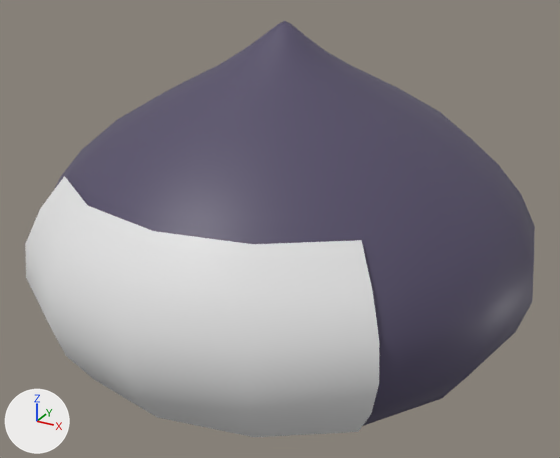
One commit to the FBX model Assets/Assets/Characters/07_Slime_Nightmare_Rigged.fbx: the scene before it, then after it.
The view is the same before and after, from a 50 mm camera at (0.493, -0.909, 0.659) aimed at (0.004, -0.019, 0.214). The lights are fixed; the arrows at lower left show +X, +Y and +Z. Where no turn or scale is listed for an object, it has been applied to the vertices.

Names of what the first picture shows: 'rosto', 'slime'.
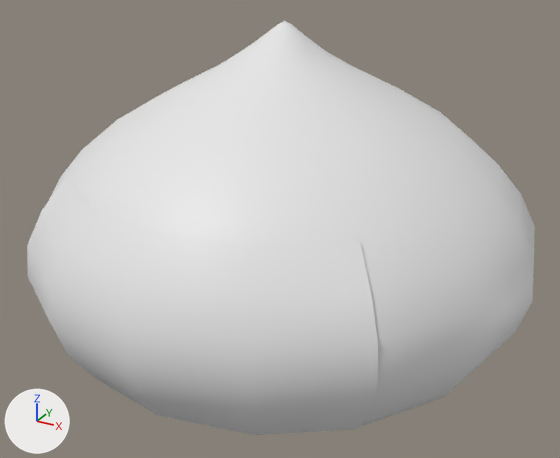
Changed parts and their boxes [x1, y1, x2, y2] in the pictures (560 x 458 px):
'slime', recoloured (purple to white): [49, 21, 535, 426] in both

Diff of the bpy script that builds the scene:
```diff
--- a/Assets/Assets/Characters/07_Slime_Nightmare_Rigged.fbx.py
+++ b/Assets/Assets/Characters/07_Slime_Nightmare_Rigged.fbx.py
@@ me_circle @@
 me_circle.from_pydata(...)  # 226 vertices, 224 faces; spans x -0.357..0.357, y -0.357..0.357, z -0.26..0.24
-me_circle.materials.append(mat_material_001)  # dark purple #544d68
```
